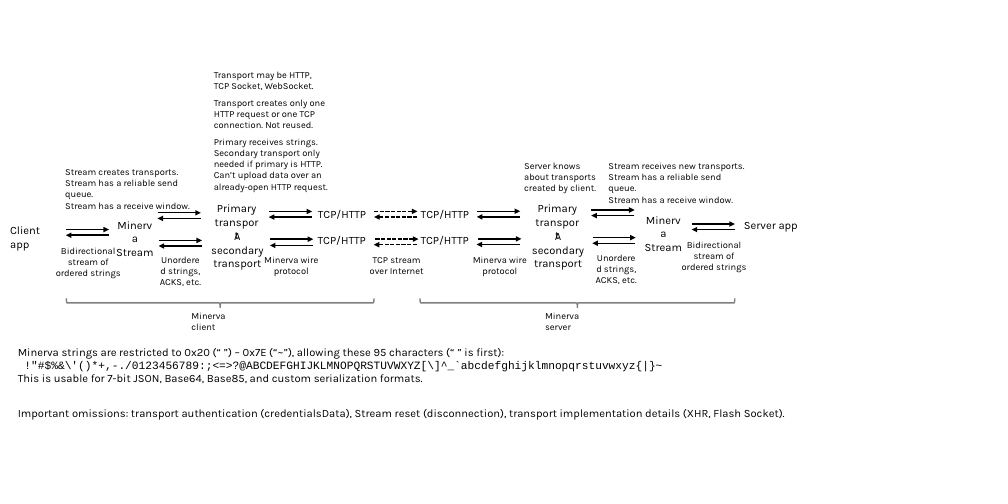
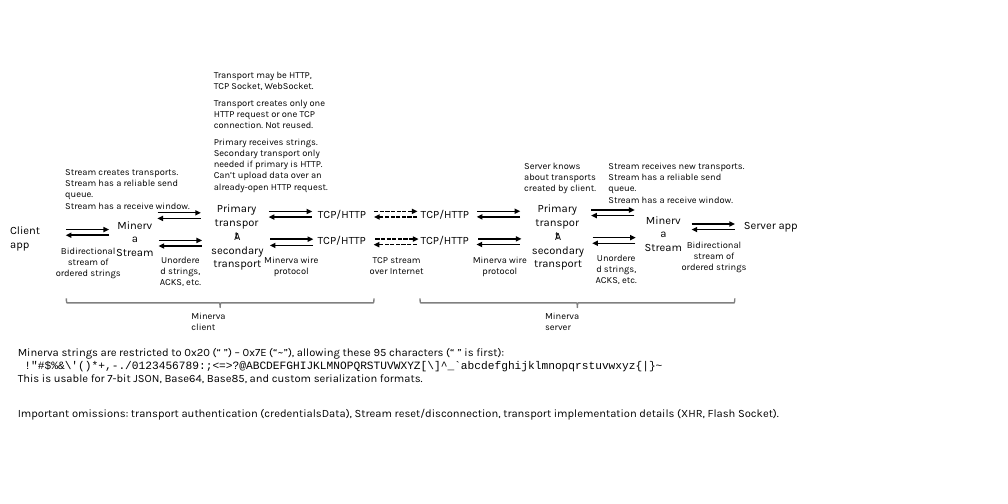
Before and after one commit to ludiosarchive/Minerva, a slide deck: slide 1 of docs/scope_overview.pptx. Drawn at 1008x504 pixels with LibreOffice and Linux fonts; fonts in the diff are those of the drawing. Boxes give left, top, right and bottom in pixels: in the first picture for what was removed or moved away, otherwise in the second. Text is boxed around its words. In the diff, an @@ line names an element or a change of style, - is before the commit and + after.

Commit message:
docs/scope_overview.pptx: make something slightly clearer

```diff
--- a/docs/scope_overview.pptx
+++ b/docs/scope_overview.pptx
@@ text at (x1=18, y1=409, x2=779, y2=420): text changed @@
-Important omissions: transport authentication (credentialsData), Stream reset (disconnection), transport implementation details (XHR, Flash Socket).
+Important omissions: transport authentication (credentialsData), Stream reset/disconnection, transport implementation details (XHR, Flash Socket).
```
